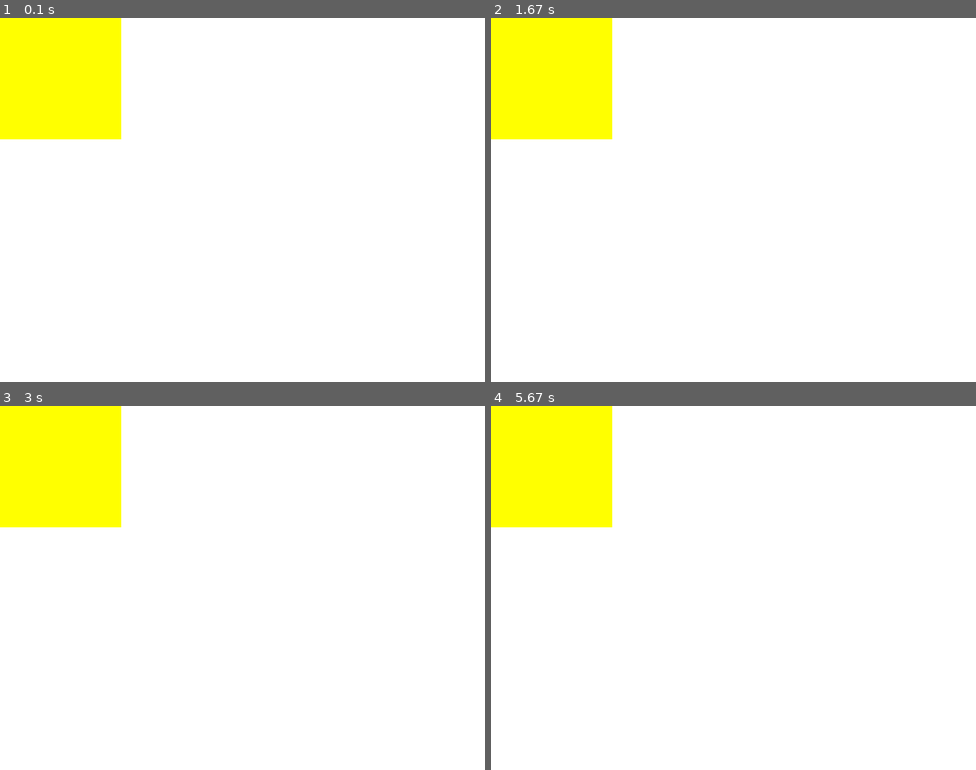
Above: before the commit, frames 1-4 (two rows, left to right).
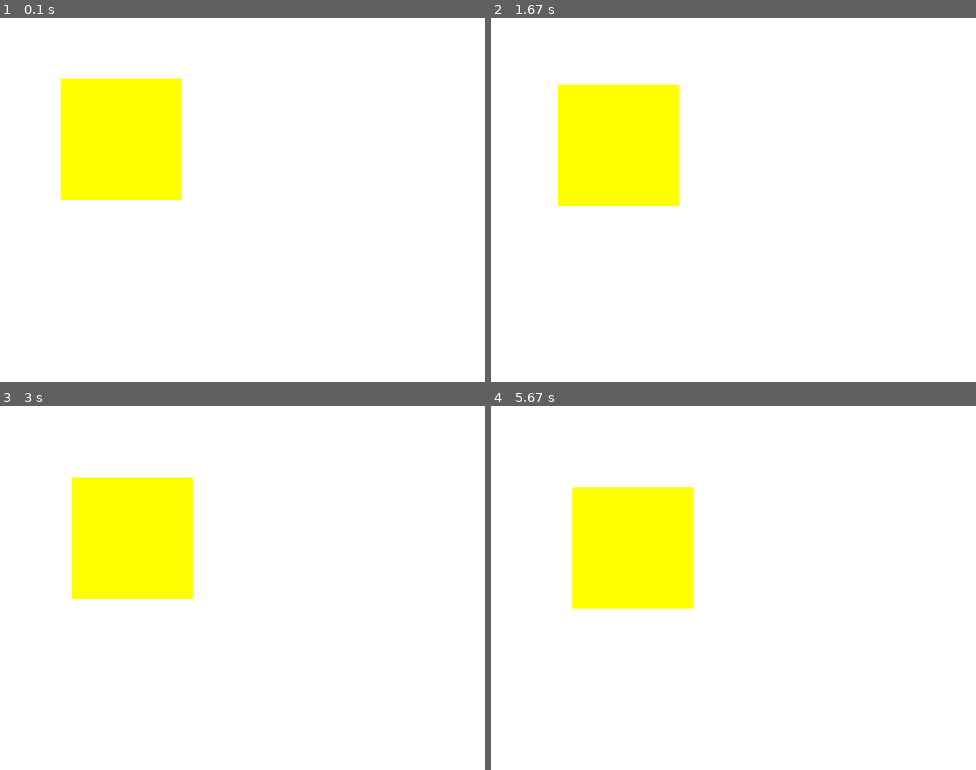
Above: after the commit, the same moments.

Repository: lookinALX/pygameProject
Game: pygame game, started from main.py
The game is run twice, just before and just after one commit, with the same random seed, the same clock (stepped at 60 frames per second) and the same inputs.
Inputs:
- Up to frame 1 (0.1 s): no input
- Up to frame 2 (1.67 s): no input
- Up to frame 3 (3 s): no input
- Up to frame 4 (5.67 s): no input

The runs differ from the first frame. In frame 1, 12% of the frame differs, in the area x 0-38%, y 0-50%; in frame 2, 13%; in frame 3, 14%; in frame 4, 15%, in the area x 0-42%, y 0-56%.

Commit message:
Квадарат двигается корректно

Diff:
--- a/main.py
+++ b/main.py
@@ -10,8 +10,8 @@
     screen = pygame.display.set_mode((constants.SCREEN_WIDTH, constants.SCREEN_HEIGHT))
 
     rectangle1 = shapes.Rectangle((0, 0, 255), 50, 50, 150, 100, 0.1, 0.1)
-    square1 = shapes.Square((255,255,0),100,100,200,0.1, 0.25 )
-    circle1 = shapes.Circle((255,0,0), 100,100,100,0.1,0.25)
+    square1 = shapes.Square((255, 255, 0), 100, 100, 200, 0.1, 0.1)
+    circle1 = shapes.Circle((255, 0, 0), 100, 100, 100, 0.1, 0.25)
     # Бесконечный цикл программы
     running = True
     while running:
@@ -24,11 +24,11 @@
         # Draw objects
         #rectangle1.draw(screen)
         square1.draw(screen)
-        #Circle1.draw(screen)
+        # Circle1.draw(screen)
         # Move objects
         #rectangle1.move()
         square1.move()
-        #Circle1.move()
+        # Circle1.move()
 
         pygame.display.update()
 
--- a/shapes.py
+++ b/shapes.py
@@ -139,23 +139,14 @@
         self.x += self.speed_x
         self.y += self.speed_y
 
-        if( self.x < constants.SCREEN_WIDTH-self.x or self.x <= 0):
-            self.x = -self.speed_x
+        if self.x + self.size > constants.SCREEN_WIDTH or self.x < 0:
+            self.speed_x = -self.speed_x
 
-        if (self.y < constants.SCREEN_WIDTH - self.y or self.y <= 0):
-            self.y = -self.speed_y
-
-
-
-
-
-
-
-
+        if self.y + self.size > constants.SCREEN_HEIGHT or self.y < 0:
+            self.speed_y = -self.speed_y
 
     def rotate(self, surface, angle):
         pygame.transform.rotate(surface, -angle)
-
 
 
 # TODO: добавить в метод движения столкновение со стенкой
@@ -185,7 +176,7 @@
     """
 
     def __init__(self, color, x, y, r, speed_x=0, speed_y=0):
-        super().__init__(color , x, y, speed_x, speed_y)
+        super().__init__(color, x, y, speed_x, speed_y)
         self.r = r
 
     def draw(self, surface):
